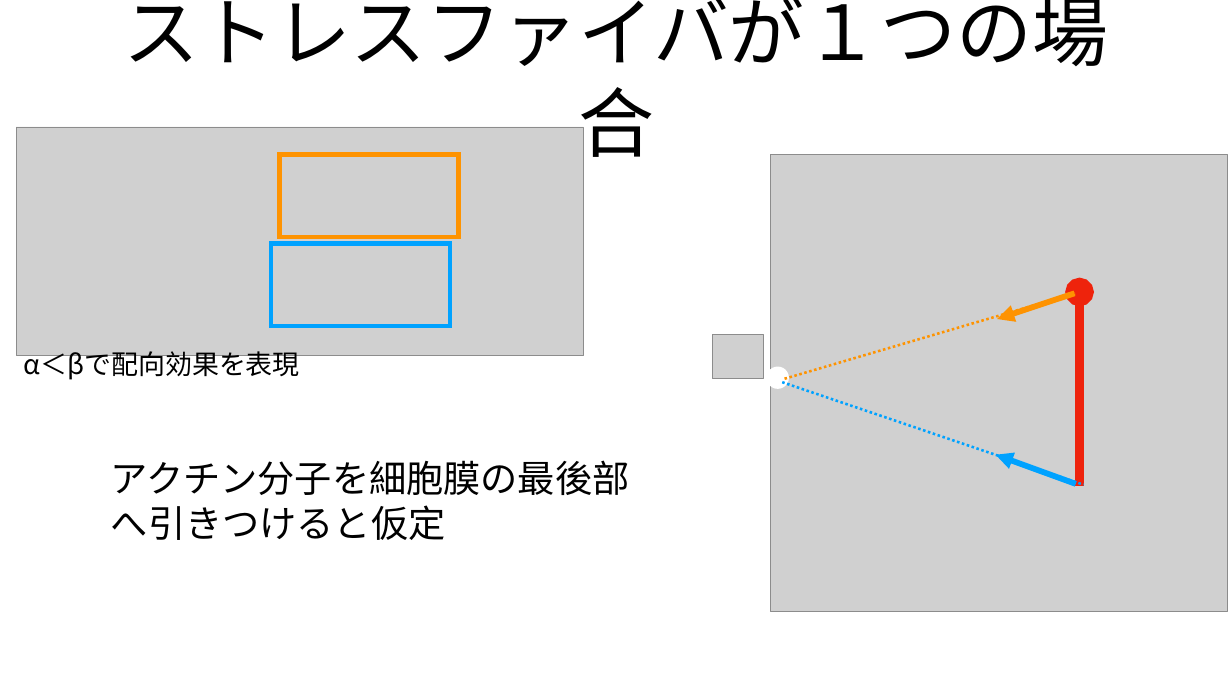
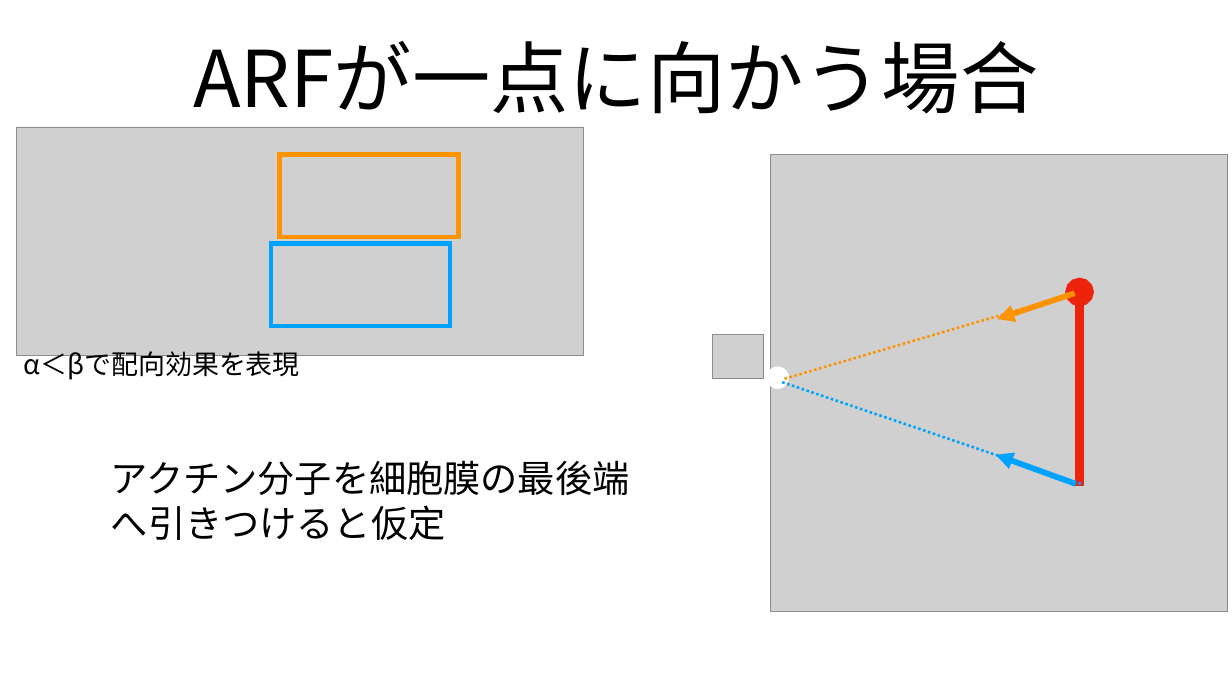
Before and after one commit to tokumaga81/ackera, a slide deck: slide 22 of tokunaga_mp.pptx. Drawn at 1232x693 pixels with LibreOffice and Linux fonts; fonts in the diff are those of the drawing; grey boxes stand for pictures. Boxes give left, top, right and bottom in pixels: in the first picture for what was removed or moved away, otherwise in the second. Text is boxed around its words. In the diff, an @@ line names an element or a change of style, - is before the commit and + after.

```diff
--- a/tokunaga_mp.pptx
+++ b/tokunaga_mp.pptx
@@ title at bbox=[193, 41, 1038, 114]: text changed; size 118.3 to 122 pt @@
-ストレスファイバが１つの場合
+ARFが一点に向かう場合
@@ text at bbox=[111, 460, 630, 540]: text changed @@
-アクチン分子を細胞膜の最後部へ引きつけると仮定
+アクチン分子を細胞膜の最後端へ引きつけると仮定
```
Also in this commit, not shown: 18 other slides changed, 2 other files.
